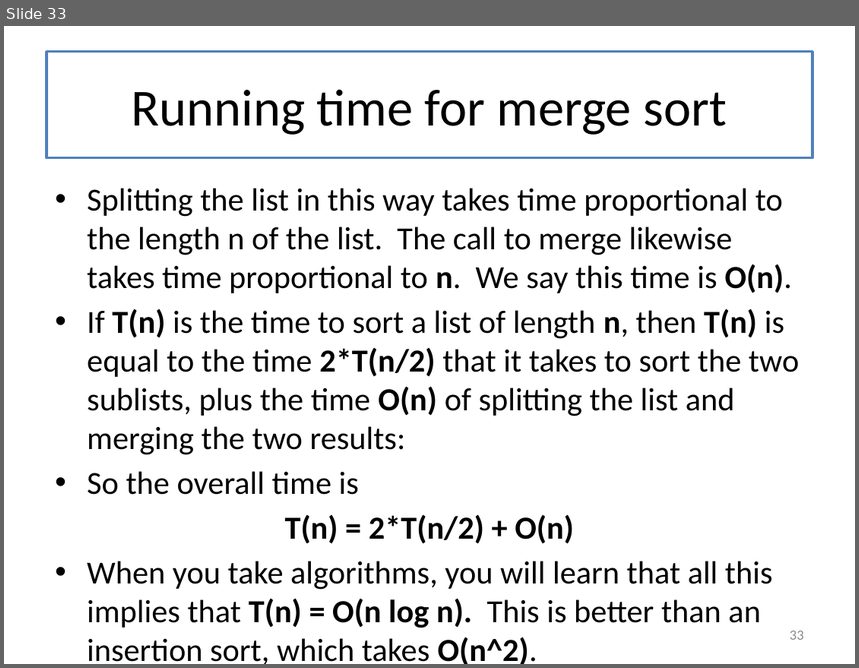
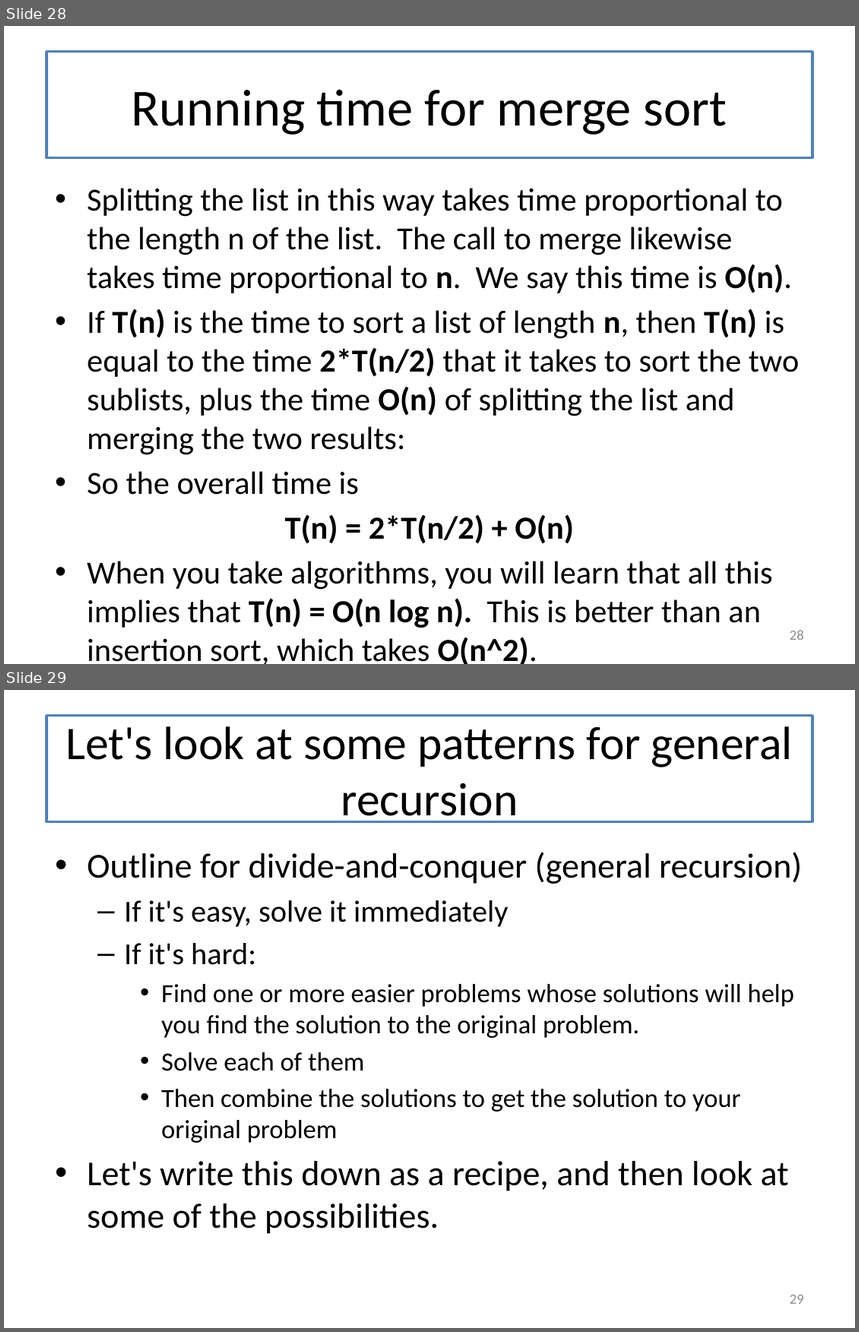
Before and after one commit to mwand/cs5010f16, a slide deck: Slides/Lesson 8.1 Introducing General Recursion.pptx. Shown one above the other, each under a label of ours: slide 33 before the commit, slides 28 and 29 after it. The pictures are 859x668 and 859x1332 pixels, drawn with LibreOffice and Linux fonts; fonts in the diff are those of the drawing. Boxes give left, top, right and bottom in pixels: in the first picture for what was removed or moved away, otherwise in the second. Text is boxed around its words. In the diff, an @@ line names an element or a change of style, - is before the commit and + after.

```diff
--- a/Slides/Lesson 8.1 Introducing General Recursion.pptx
+++ b/Slides/Lesson 8.1 Introducing General Recursion.pptx
@@ slide 29 added at <box>4,690,855,1328</box>, background #FFFFFF @@
@@ title added at <box>47,716,813,822</box>, fill #FFFFFF, outline #4F81BD 2.25 pt, 39.6 pt, text #000000 @@
+Let's look at some patterns for general recursion
@@ text added at <box>87,852,802,1234</box>, 22.2 pt, text #000000 @@
+• Outline for divide-and-conquer (general recursion)
+  – If it's easy, solve it immediately
+  – If it's hard:
+    • Find one or more easier problems whose solutions will help you find the solution to the original problem.
+    • Solve each of them
+    • Then combine the solutions to get the solution to your original problem
+• Let's write this down as a recipe, and then look at some of the possibilities.
@@ page number added at <box>790,1295,804,1304</box>, 12 pt, text #8C8C8C @@
+29
@@ what was slide 33 is now slide 28 @@
@@ page number at <box>790,630,804,640</box>: text changed @@
-33
+28
```
Also in this commit, not shown: 23 slides changed, 4 other slides added, 11 other files.
